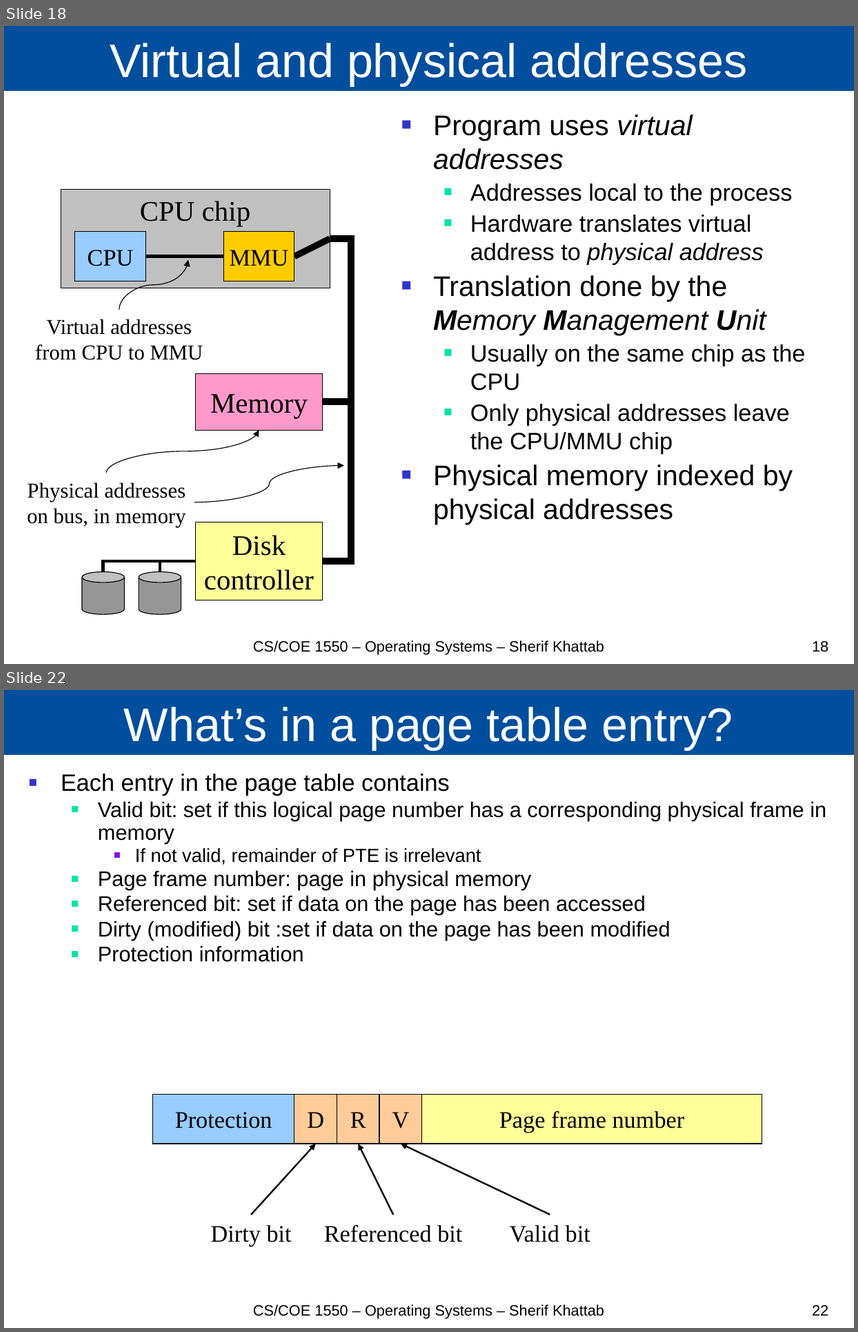
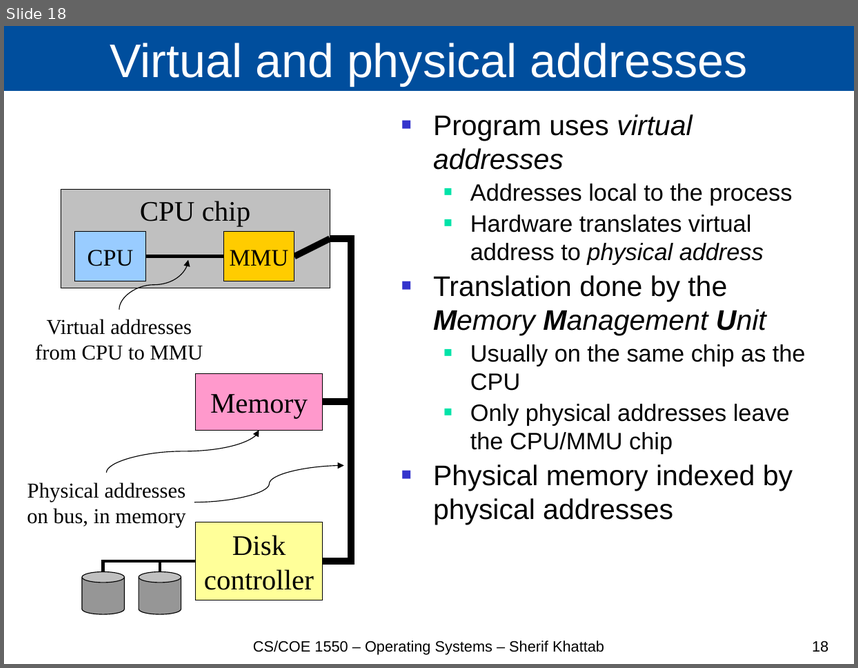
Before and after one commit to cs1550-2224/cs1550-code-handouts, a slide deck: DraftSlides/Lecture14.pptx. Shown one above the other, each under a label of ours: slides 18 and 22 before the commit, slide 18 after it; the slides between them are not shown. The pictures are 858x1332 and 858x668 pixels, drawn with LibreOffice and Linux fonts; fonts in the diff are those of the drawing. Boxes give left, top, right and bottom in pixels: in the first picture for what was removed or moved away, otherwise in the second. Text is boxed around its words. In the diff, an @@ line names an element or a change of style, - is before the commit and + after.

```diff
--- a/DraftSlides/Lecture14.pptx
+++ b/DraftSlides/Lecture14.pptx
@@ slide 22 removed at (x1=4, y1=690, x2=854, y2=1328), background #FFFFFF @@
@@ title removed at (x1=4, y1=690, x2=854, y2=755) @@
-What’s in a page table entry?
@@ text removed at (x1=61, y1=773, x2=826, y2=962) @@
-■ Each entry in the page table contains
-  ■ Valid bit: set if this logical page number has a corresponding physical frame in memory
-    ■ If not valid, remainder of PTE is irrelevant
-  ■ Page frame number: page in physical memory
-  ■ Referenced bit: set if data on the page has been accessed
-  ■ Dirty (modified) bit :set if data on the page has been modified
-  ■ Protection information
@@ rectangle removed at (x1=153, y1=1094, x2=294, y2=1143) @@
-Protection
@@ rectangle removed at (x1=294, y1=1094, x2=337, y2=1143) @@
-D
@@ rectangle removed at (x1=337, y1=1094, x2=379, y2=1143) @@
-R
@@ rectangle removed at (x1=379, y1=1094, x2=422, y2=1143) @@
-V
@@ rectangle removed at (x1=422, y1=1094, x2=762, y2=1143) @@
-Page frame number
@@ arrow removed from (252, 1214) to (316, 1143) @@
@@ arrow removed from (394, 1214) to (358, 1143) @@
@@ arrow removed from (550, 1214) to (401, 1143) @@
@@ text removed at (x1=211, y1=1225, x2=292, y2=1246) @@
-Dirty bit
@@ text removed at (x1=324, y1=1225, x2=462, y2=1242) @@
-Referenced bit
@@ text removed at (x1=510, y1=1225, x2=590, y2=1242) @@
-Valid bit
@@ text removed at (x1=253, y1=1304, x2=604, y2=1319) @@
-CS/COE 1550 – Operating Systems – Sherif Khattab
@@ page number removed at (x1=812, y1=1305, x2=829, y2=1315) @@
-22
```
Also in this commit, not shown: 1 slide changed, 4 other slides removed, 4 other files.
